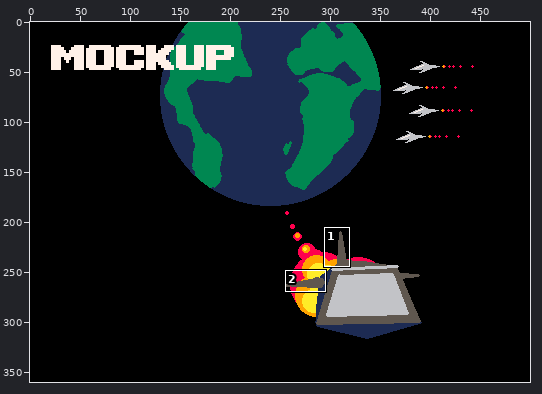
Pixel-art file, stored at assets/intro2.aseprite. Above: a wide view before the commit, with the close-up outlined.
Close-up. As it was:
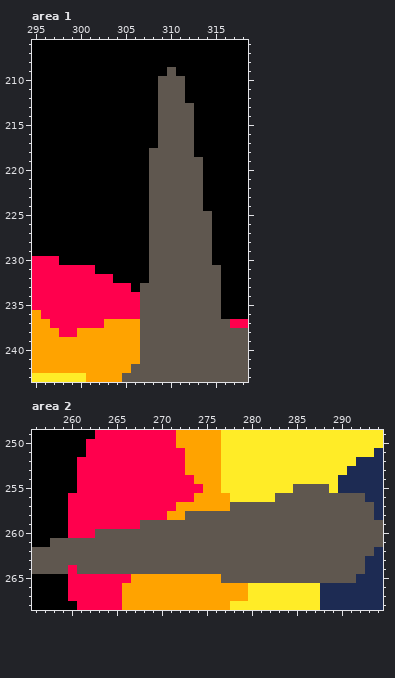
500x360 pixels, 1 frame. Shown: area 1: x 295..318, y 206..243; area 2: x 256..294, y 249..268. The commit also changed other parts of the picture, which this record leaves out.
The result:
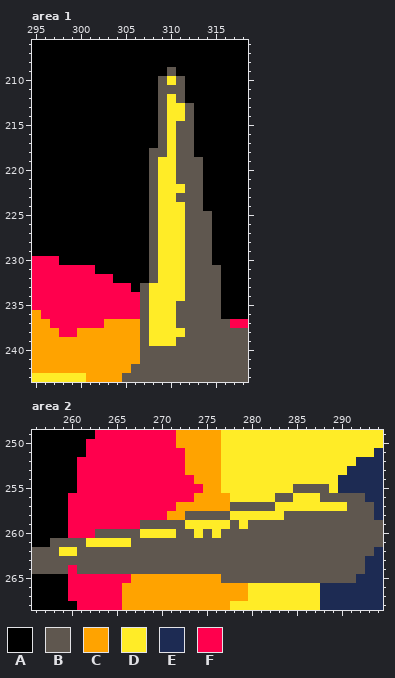
Palette (. is transparent): A #000000  B #5f574f  C #ffa300  D #ffec27  E #1d2b53  F #ff004d
What changed:
Area 1, layer "Layer 3":
Colour D replaces colour B in row 210 at x 310; in row 212 at x 310; in rows 213 to 214 at x 310 to 311; in rows 215 to 218 at x 310; in rows 219 to 221 at x 309 to 310; in row 222 at x 309 to 311.
Colour D replaces colour B in row 223 at x 309 to 310; in rows 224 to 232 at x 309 to 311; in rows 233 to 234 at x 308 to 311; in rows 235 to 237 at x 308 to 310; in row 238 at x 308 to 311; in row 239 at x 308 to 310.
Area 2, layers "Layer 3", "Layer 5":
Colour D replaces colour B in row 256 at x 285 to 287; in row 257 at x 283 to 290; in row 258 at x 278 to 283; in row 259 at x 273 to 277 and 279; in row 260 at x 268 to 271, 274 and 276; in row 261 at x 262 to 266.
Colour D replaces colour B in row 262 at x 259 to 260.
Boxes around the changes in both close-ups, in picture pixels (x1, y1, x2, y2):
changed: (149, 76, 185, 346)
changed: (59, 493, 347, 556)
